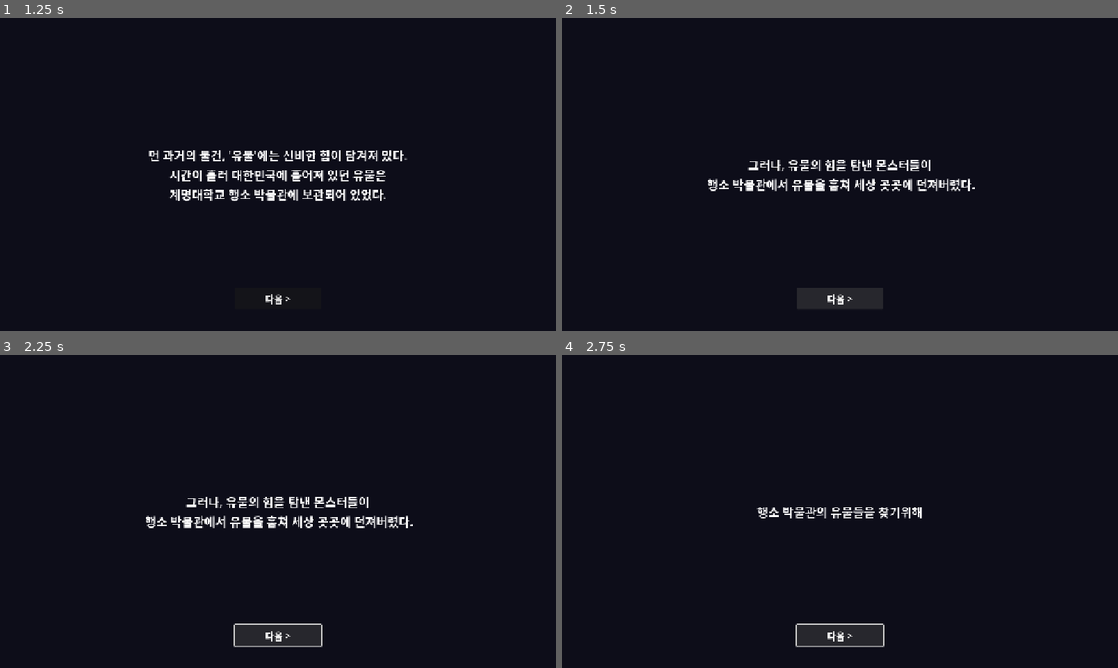
Above: before the commit, frames 1-4 (two rows, left to right).
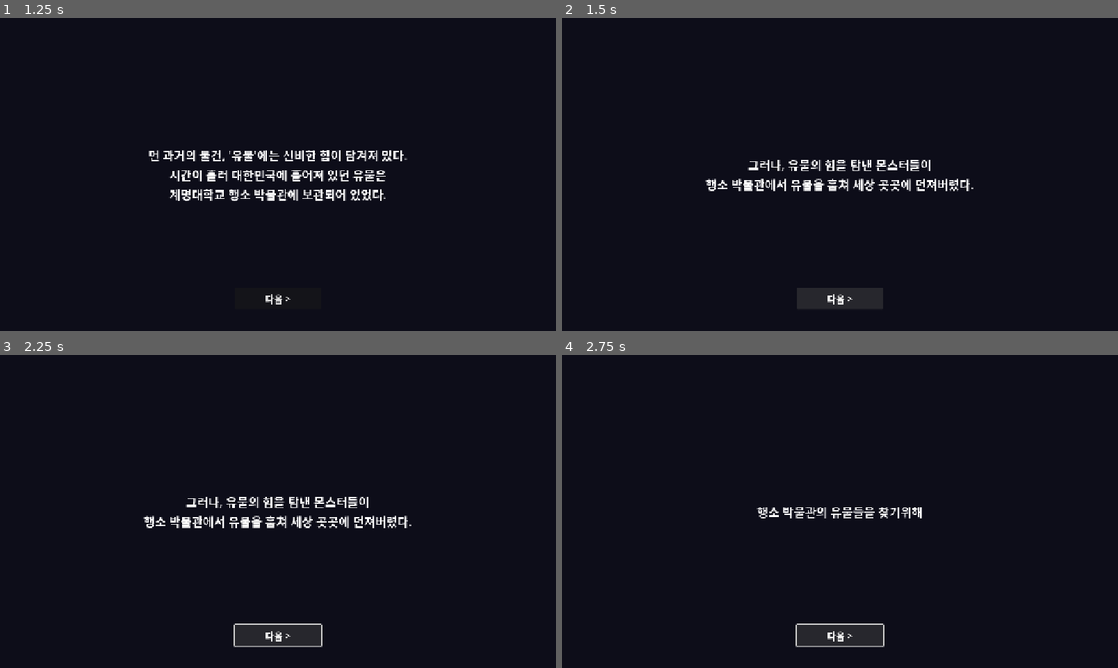
Above: after the commit, the same moments.

Repository: JunhyeongKim1/Retrieve-game-
Game: Godot game, scene res://scenes/main/main_menu.tscn
Two runs of this game, one before a commit and one after it. Both use one fixed random seed, a clock stepped at 60 frames per second and the inputs below. Sound files missing from this copy of the repository are replaced by a short silence.
Inputs:
- Up to frame 1 (1.25 s): click "게임 시작" at 0.5 s
- Up to frame 2 (1.5 s): click "다음 >" at 1.25 s
- Up to frame 3 (2.25 s): tap Enter at 2 s; hold Right (ui_right) from 2.03 s (still down)
- Up to frame 4 (2.75 s): keep holding Right (ui_right); tap Space (ui_accept) at 2.27 s

Frame 1 is identical in both runs. In frame 2, 0.9% of the frame differs, in the area x 25-75%, y 51-56%; in frame 3, 0.9%; in frame 4, nothing differs.

Commit message:
버그수정

Diff:
--- a/scenes/stage/stage1.tscn
+++ b/scenes/stage/stage1.tscn
@@ -431,16 +431,6 @@
 [node name="HUD" type="CanvasLayer" parent="." unique_id=113605802]
 script = ExtResource("9_hud")
 
-[node name="skill1" type="Label" parent="HUD" unique_id=1953771585]
-visible = false
-offset_left = 488.0
-offset_top = 112.0
-offset_right = 733.0
-offset_bottom = 223.0
-theme_override_colors/font_color = Color(0, 0, 0, 1)
-theme_override_font_sizes/font_size = 40
-text = "Skill1 : Q"
-
 [node name="BlueSlime" parent="." unique_id=739817593 instance=ExtResource("5_fow0y")]
 position = Vector2(2155, 246)
 
--- a/script/player/player.gd
+++ b/script/player/player.gd
@@ -43,7 +43,7 @@
 const INVINCIBLE_TIME = 1.7
 
 # 체력
-var hp: int = 50
+var hp: int = 30
 const MAX_HP: int = 30
 
 func _ready() -> void:
@@ -270,7 +270,7 @@
 
 func use_bronze_sword() -> void:
 	if not has_bronze_sword:
-		print("bronze_swrod가 없습니다.")
+		print("bronze_sword가 없습니다.")
 		return
 	if sword_cooldown > 0:
 		print("bronze_sword가 쿨타임 입니다")
--- a/script/stage/stage_1.gd
+++ b/script/stage/stage_1.gd
@@ -9,7 +9,6 @@
 
 @onready var player = $player
 @onready var tilemap = $TileMap
-@onready var skill1_label = $HUD/skill1
 @onready var bronzesword = $BronzeSword
 @onready var portal = $Portal
 
@@ -33,6 +32,5 @@
 func _process(_delta: float) -> void:
 	var sword1_done = not is_instance_valid(bronzesword)
 	if sword1_done:
-		skill1_label.visible = true
 		portal.visible = true
 		portal.monitoring = true
--- a/script/story/intro.gd
+++ b/script/story/intro.gd
@@ -3,7 +3,7 @@
 # 스토리 페이지 목록 — 내용은 자유롭게 수정
 var pages: Array[String] = [
 	"먼 과거의 물건, '유물'에는 신비한 힘이 담겨져 있다.\n시간이 흘러 대한민국에 흩어져 있던 유물은\n계명대학교 행소 박물관에 보관되어 있었다.",
-	"그러나, 유물의 힘을 탐낸 몬스터들이\n 행소 박물관에서 유물을 훔쳐 세상 곳곳에 던져버렸다.",
+	"그러나, 유물의 힘을 탐낸 몬스터들이\n행소 박물관에서 유물을 훔쳐 세상 곳곳에 던져버렸다.",
 	"행소 박물관의 유물들을 찾기위해",
 	"계명대의 한 학생이\n잃어버린 유물을 되찾기 위한\n여정을 시작했다.",
 	"당신의 여정이 지금 시작된다."
